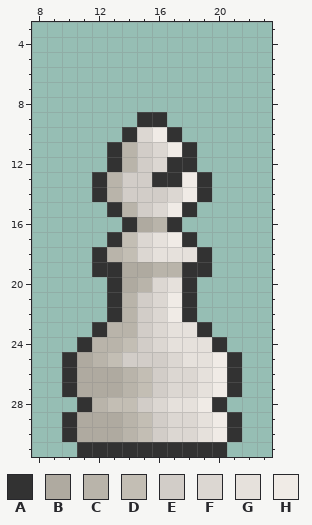
Pixel-art sprite -- icons/obj/chess/board_WI.png. The picture above was drawn from the file before the commit.
The file is 32x32 pixels. Shown: x 8..23, y 3..31.
Palette (. is transparent): A #323232  B #afaaa0  C #b9b4aa  D #c3beb4  E #d2cdc8  F #dcd7d2  G #e6e1dc  H #f0ebe6
Pixels before, first column x 10:
 9 .....AA.....
10 ....AFHA....
11 ...ACEFHA...
12 ...ACEFAA...
13 ..ACEEAAHA..
14 ..ACEEEFHA..
15 ...ACEFHA...
16 ....ABCA....
17 ...ADFGHA...
18 ..ACDFGGGA..
19 ..AABBCCAA..
20 ...ABCFGA...
21 ...ACEFHA...
22 ...ACEFHA...
23 ..ACCEFGGA..
24 .ACCDEFGGGA.
25 ABCDEEEFGGHA
26 ABBBCDEFFGHA
27 ABBBCDEFFGHA
28 .ACDDEFGGHA.
29 ABBBCDEFFGHA
30 ABBBCDEFFGHA
31 .AAAAAAAAAA.
Now the later version:
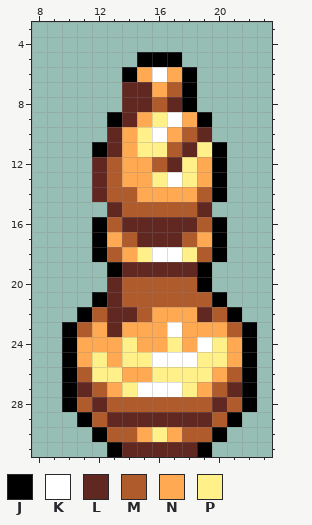
Colours new in this view: J #000000  K #ffffff  L #612721  M #b05b2c  N #ffaa52  P #fff089
What changed:
Changed rows in their new state; - is an unchanged pixel.
first column x 10:
 5 -----JJJ-----
 6 ----JNKNJ----
 7 ----LLNMJ----
 8 ----LLMLJ----
 9 ---JLNPKNJ---
10 ---LNPKNML---
11 --JLNPPMLPJ--
12 --LMNNMLPNJ--
13 --LMNNPKPNJ--
14 --LMMNNNNMJ--
15 ---LMMMMML---
16 --JMLLLLLMJ--
17 --JNMLLLMNJ--
18 --JMNPKKPMJ--
19 --.JLLLLLJ---
20 ---LMMMMMJ---
21 --JLMMMMMMJ--
22 -JMLLMNNNLMJ-
23 JMNLNNNKNNNMJ
24 JNNNPNNPNKPNJ
25 JNPNPPKKKPPNJ
26 JMPPNNPPPPNMJ
27 JLMNPKKKPNMLJ
28 JMLMMMMMMMLMJ
29 .JMLLLLLLLMJ-
30 ..JMMNPNMMJ.-
31 -..JLLLLLJ.--
